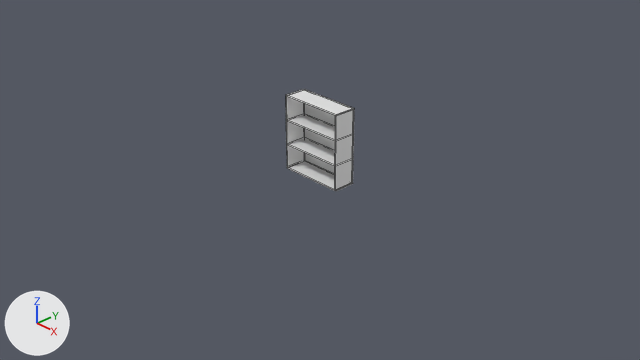
An edit to the Blender file Bookshelf.blend, drawn before and after from the same camera.
The view is the same before and after, from the file's camera 'Camera'. Lighting does not change. The marker at lower left points along +X, +Y and +Z. Mesh edges are drawn as thin lines.

The older version as bpy lines, for what is in view:
```python
ob_cube = bpy.data.objects.new('Cube', me_cube)
ob_cube.location = (0.0, 0.0, 0.0)
ob_cube.scale = (0.45, 0.15, 0.009)
ob_cube_001 = bpy.data.objects.new('Cube.001', me_cube_001)
ob_cube_001.location = (0.0, 0.0, 0.33)
ob_cube_001.scale = (0.44, 0.15, 0.009)
ob_cube_002 = bpy.data.objects.new('Cube.002', me_cube_002)
ob_cube_002.location = (0.0, 0.0, 0.66)
ob_cube_002.scale = (0.44, 0.15, 0.009)
ob_cube_003 = bpy.data.objects.new('Cube.003', me_cube_003)
ob_cube_003.location = (0.0, 0.0, 0.99)
ob_cube_003.scale = (0.45, 0.15, 0.009)
ob_cube_004 = bpy.data.objects.new('Cube.004', me_cube_004)
ob_cube_004.location = (-0.44, 0.0, 0.447)
ob_cube_004.rotation_euler = (0.0, 1.571, 0.0)  # degrees (0, 90, 0)
ob_cube_004.scale = (0.45, 0.15, 0.009)
ob_cube_005 = bpy.data.objects.new('Cube.005', me_cube_005)
ob_cube_005.location = (0.44, 0.0, 0.447)
ob_cube_005.rotation_euler = (0.0, 1.571, 0.0)  # degrees (0, 90, 0)
ob_cube_005.scale = (0.45, 0.15, 0.009)
ob_cube_006 = bpy.data.objects.new('Cube.006', me_cube_006)
ob_cube_006.location = (0.0, 0.152, 0.447)
ob_cube_006.rotation_euler = (1.571, 1.571, 0.0)  # degrees (90, 90, 0)
ob_cube_006.scale = (0.45, 0.44, 0.0025)
```
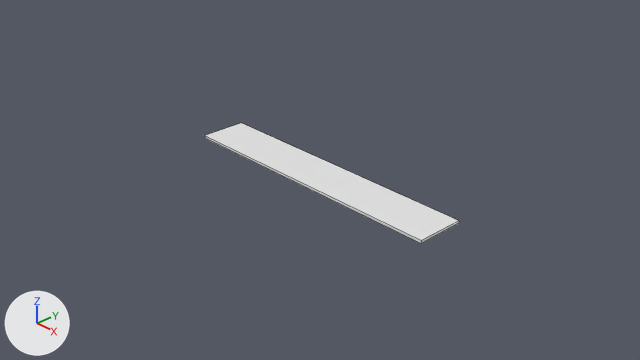
Commit message: 本棚修正中

Location of each change, [x1, y1, x2, y2] in pixels of the pictures (640 x 360 px):
'Cube', mesh rescaled, moved (288% wider, 290% taller)
    before: [288, 161, 353, 191]
    after: [204, 123, 459, 243]
'Cube.005', deleted
    before: [335, 110, 354, 190]
'Cube.004', deleted
    before: [286, 96, 305, 168]
'Cube.006', deleted
    before: [305, 104, 335, 174]
'Cube.003', deleted
    before: [286, 89, 354, 116]
'Cube.001', deleted
    before: [287, 138, 335, 166]
'Cube.002', deleted
    before: [287, 114, 335, 141]

Patch to the scene script:
```diff
--- a/Bookshelf.blend.py
+++ b/Bookshelf.blend.py
@@ me_cube @@
 me_cube.from_pydata(...)  # 8 vertices, 6 faces; spans x -1.0..1.0, y -1.0..1.0, z -1.0..1.0
 # used by ob_cube; location = (0.0, 0.0, 0.0); scale = (0.45, 0.15, 0.009)
+# me_cube part 1: the whole mesh is scaled about its middle by (4.4, 2.2, 1.98), then moved by (0.0, 0.0, -1.11)
 me_cube.materials.append(mat_material)
@@ ob_cube @@
 ob_cube = bpy.data.objects.new('Cube', me_cube)
-ob_cube.location = (0.0, 0.0, 0.0)
+ob_cube.location = (0.0, 0.0, 0.01)
 ob_cube.scale = (0.45, 0.15, 0.009)
@@ ob_cube_001 @@
-ob_cube_001 = bpy.data.objects.new('Cube.001', me_cube_001)
-ob_cube_001.location = (0.0, 0.0, 0.33)
-ob_cube_001.scale = (0.44, 0.15, 0.009)
@@ ob_cube_002 @@
-ob_cube_002 = bpy.data.objects.new('Cube.002', me_cube_002)
-ob_cube_002.location = (0.0, 0.0, 0.66)
-ob_cube_002.scale = (0.44, 0.15, 0.009)
@@ ob_cube_003 @@
-ob_cube_003 = bpy.data.objects.new('Cube.003', me_cube_003)
-ob_cube_003.location = (0.0, 0.0, 0.99)
-ob_cube_003.scale = (0.45, 0.15, 0.009)
@@ ob_cube_004 @@
-ob_cube_004 = bpy.data.objects.new('Cube.004', me_cube_004)
-ob_cube_004.location = (-0.44, 0.0, 0.447)
-ob_cube_004.rotation_euler = (0.0, 1.571, 0.0)  # degrees (0, 90, 0)
-ob_cube_004.scale = (0.45, 0.15, 0.009)
@@ ob_cube_005 @@
-ob_cube_005 = bpy.data.objects.new('Cube.005', me_cube_005)
-ob_cube_005.location = (0.44, 0.0, 0.447)
-ob_cube_005.rotation_euler = (0.0, 1.571, 0.0)  # degrees (0, 90, 0)
-ob_cube_005.scale = (0.45, 0.15, 0.009)
@@ ob_cube_006 @@
-ob_cube_006 = bpy.data.objects.new('Cube.006', me_cube_006)
-ob_cube_006.location = (0.0, 0.152, 0.447)
-ob_cube_006.rotation_euler = (1.571, 1.571, 0.0)  # degrees (90, 90, 0)
-ob_cube_006.scale = (0.45, 0.44, 0.0025)
```
